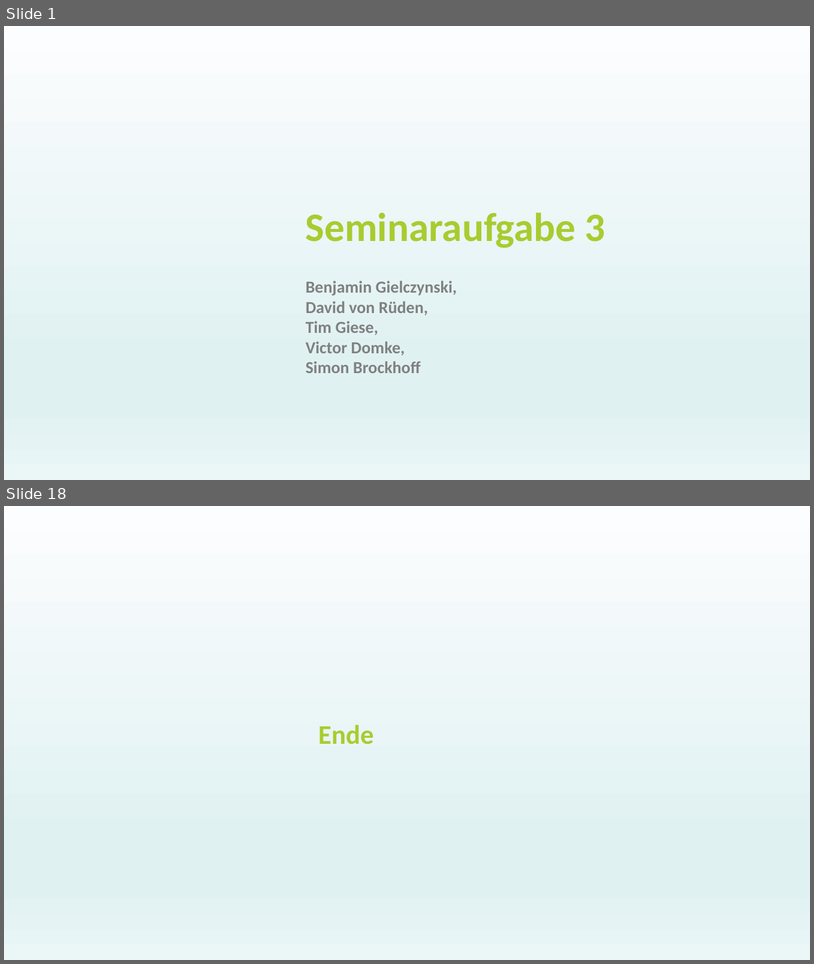
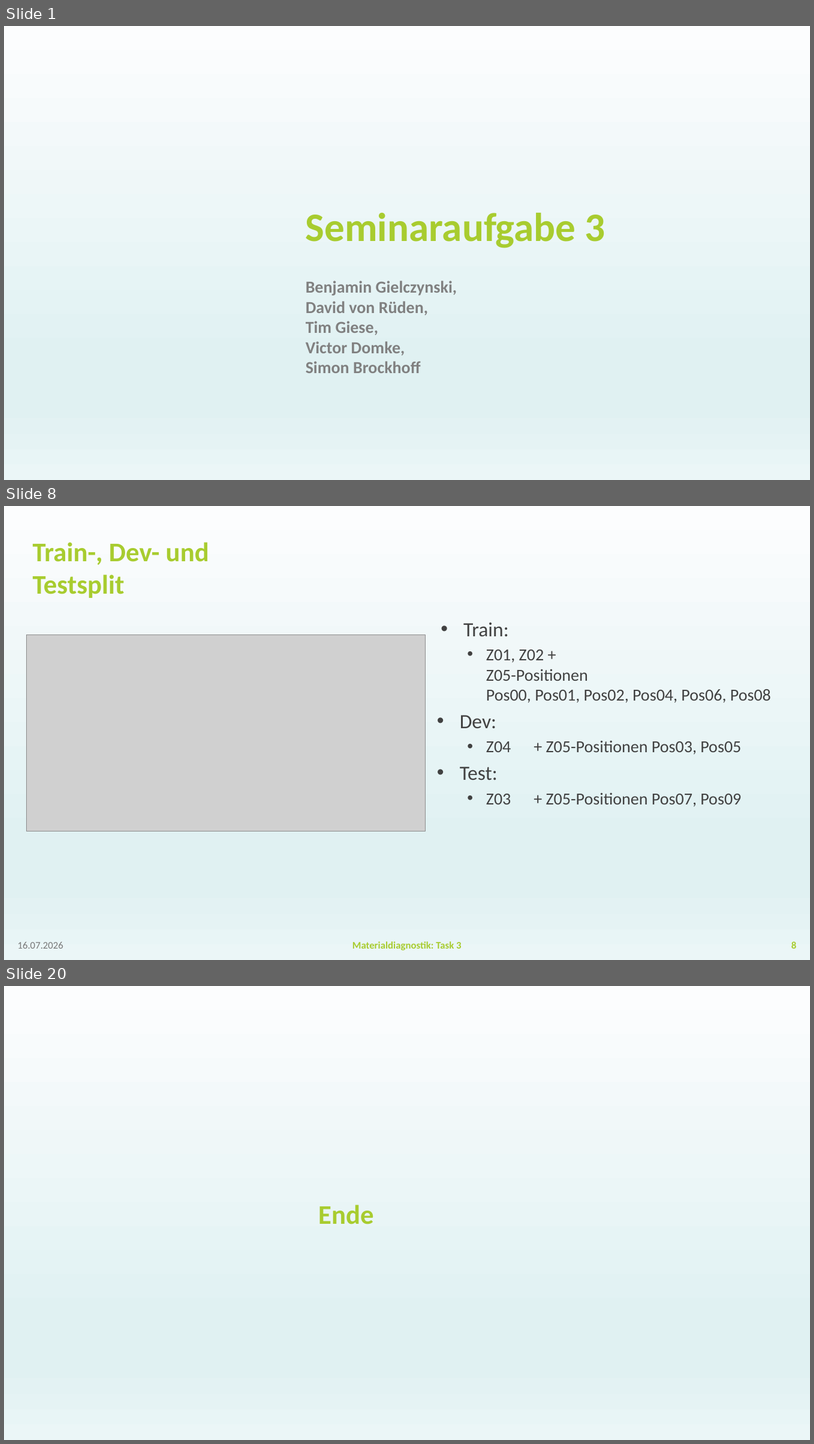
Before and after one commit to BGielczynski/AI_diagnostics, a slide deck: Task_3/Task3Powerpoint.pptx. Shown one above the other, each under a label of ours: slides 1 and 18 before the commit, slides 1, 8 and 20 after it; the slides between them are not shown. The pictures are 814x964 and 814x1444 pixels, drawn with LibreOffice and Linux fonts; fonts in the diff are those of the drawing; grey boxes stand for pictures; background and template pictures are left out. Boxes give left, top, right and bottom in pixels: in the first picture for what was removed or moved away, otherwise in the second. Text is boxed around its words. In the diff, an @@ line names an element or a change of style, - is before the commit and + after.

```diff
--- a/Task_3/Task3Powerpoint.pptx
+++ b/Task_3/Task3Powerpoint.pptx
@@ slide 8 added at box(4, 506, 810, 960), background gradient #FCFDFE to #E0F1F2 to #EBF6F7 @@
@@ title added at box(33, 542, 209, 598), 32 pt, text #A8CC2F, bold @@
+Train-, Dev- und Testsplit
@@ text added at box(460, 622, 771, 807), 20 pt, text #414141 @@
+• Train:
+  • Z01, Z02 +
+    Z05-Positionen
+    Pos00, Pos01, Pos02, Pos04, Pos06, Pos08
+• Dev:
+  • Z04 + Z05-Positionen Pos03, Pos05
+• Test:
+  • Z03 + Z05-Positionen Pos07, Pos09
@@ picture added at box(26, 634, 425, 831) @@
@@ text added at box(18, 941, 63, 948), 12 pt, text #797979 @@
+16.07.2026
@@ text added at box(353, 941, 461, 950), 12 pt, text #A8CC2F, bold @@
+Materialdiagnostik: Task 3
@@ page number added at box(792, 941, 797, 948), 12 pt, text #A8CC2F, bold @@
+8
@@ what was slide 18 is now slide 20 @@
```
Also in this commit, not shown: 9 slides changed, 8 other slides added, 7 slides removed, 3 other files.
